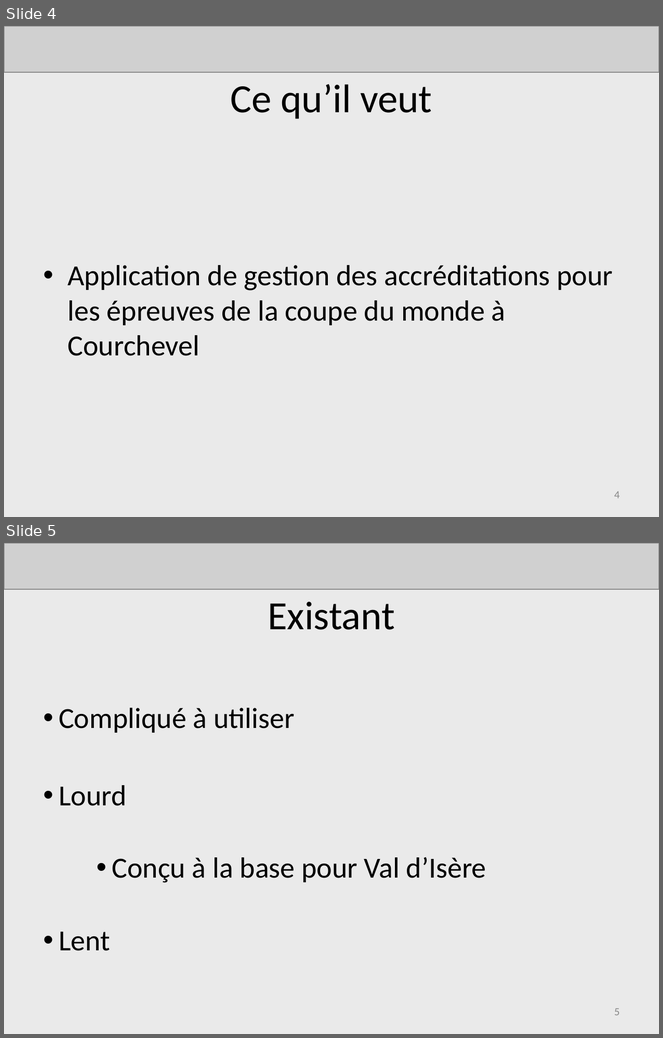
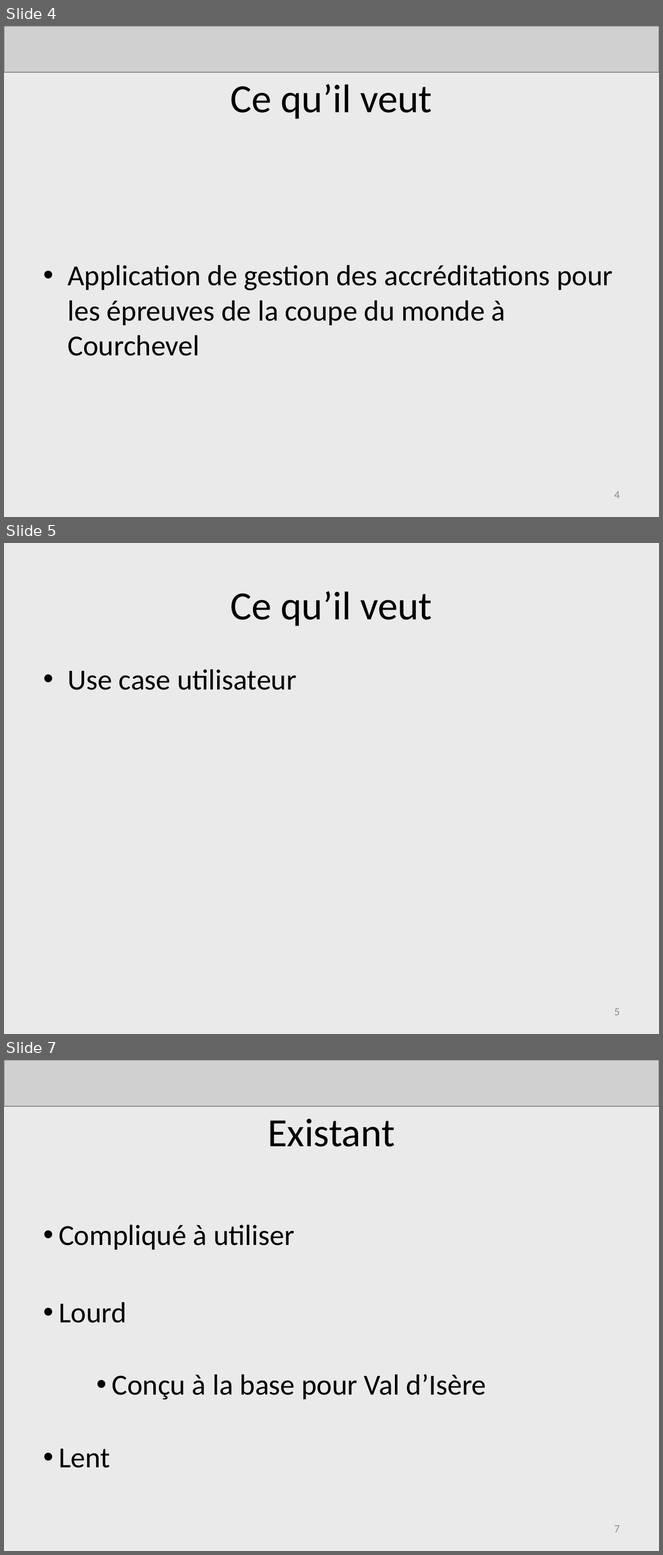
Before and after one commit to AdrienLombard/SimplePass, a slide deck: source/Projet Courchevel - Bilan intermédiaire - Version Adrien.ppt. Shown one above the other, each under a label of ours: slides 4 and 5 before the commit, slides 4, 5 and 7 after it; the slides between them are not shown. The pictures are 663x1038 and 663x1555 pixels, drawn with LibreOffice and Linux fonts; fonts in the diff are those of the drawing; grey boxes stand for pictures. Boxes give left, top, right and bottom in pixels: in the first picture for what was removed or moved away, otherwise in the second. Text is boxed around its words. In the diff, an @@ line names an element or a change of style, - is before the commit and + after.

```diff
--- a/source/Projet Courchevel - Bilan intermédiaire - Version Adrien.ppt
+++ b/source/Projet Courchevel - Bilan intermédiaire - Version Adrien.ppt
@@ slide 5 added at [4, 543, 659, 1034], background #EAEAEA @@
@@ title added at [231, 591, 432, 626], 44 pt, text #000000 @@
+Ce qu’il veut
@@ text added at [68, 669, 296, 690], 32 pt, text #000000 @@
+• Use case utilisateur
@@ page number added at [614, 1008, 620, 1016], 12 pt, text #898989 @@
+5
@@ what was slide 5 is now slide 7 @@
@@ page number at [614, 1525, 620, 1533]: text changed @@
-5
+7
```
Also in this commit, not shown: 1 slide changed, 1 other slide added.
